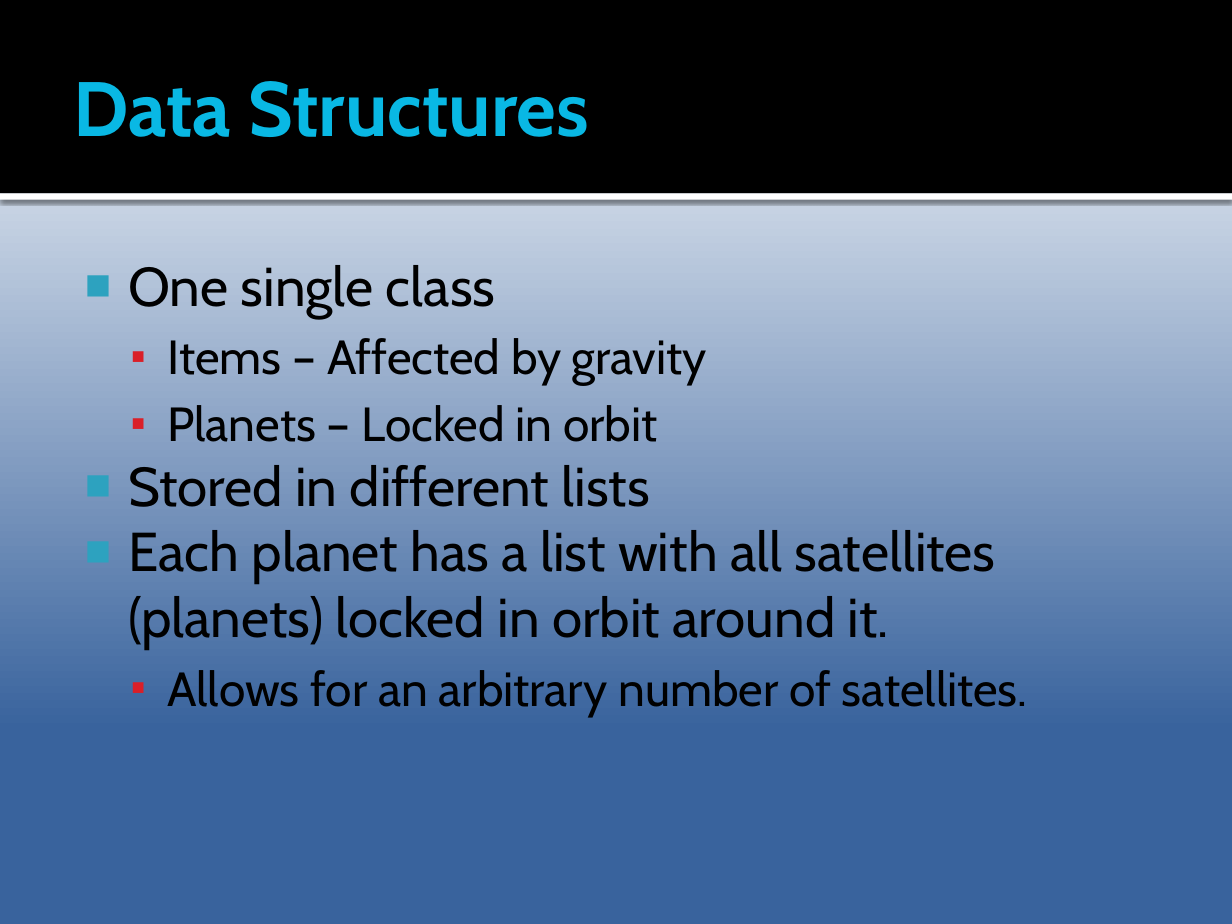
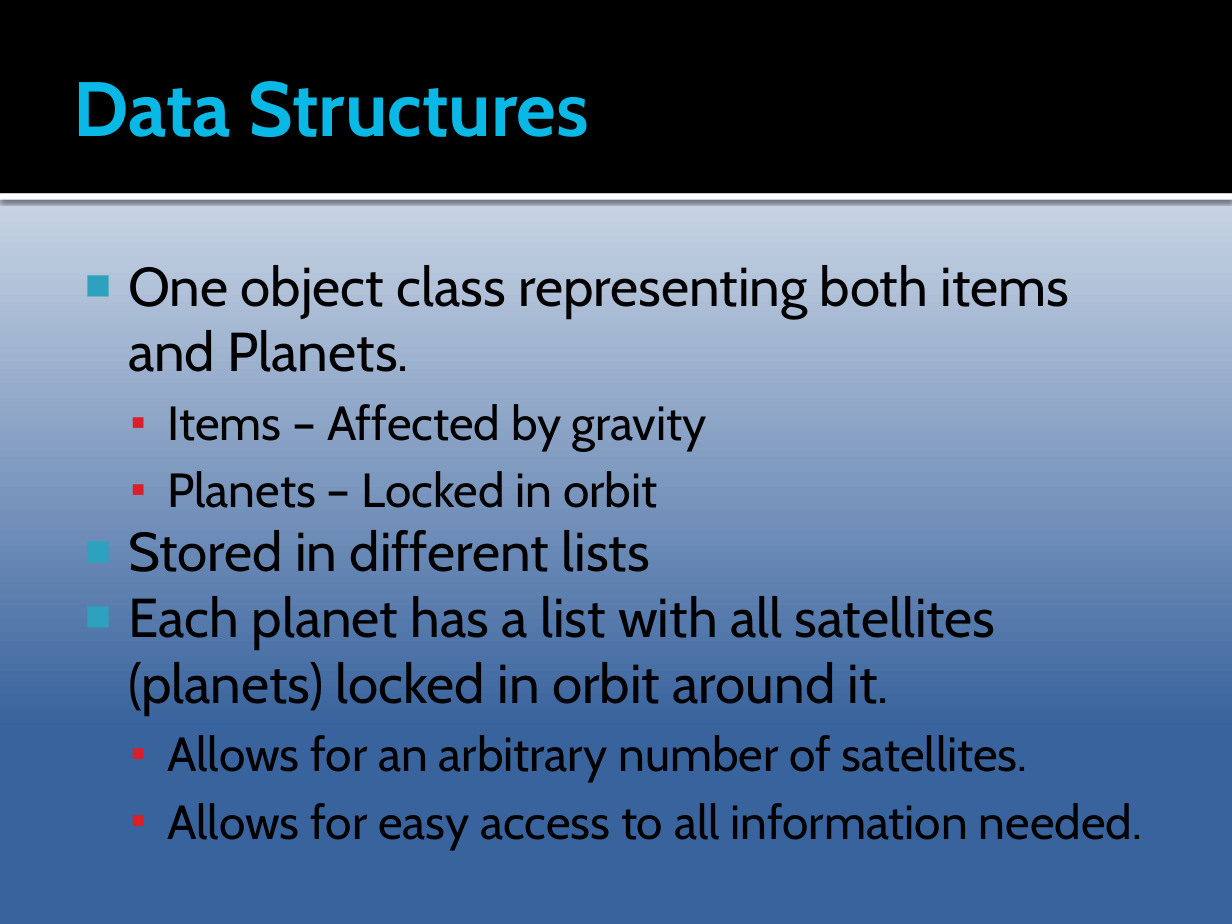
Before and after one commit to AlexanderSjoholm/CMS, a slide deck: slide 4 of Documentation/Presentation TSBK07 CMS.pptx. Drawn at 1232x924 pixels with LibreOffice and Linux fonts; fonts in the diff are those of the drawing. Boxes give left, top, right and bottom in pixels: in the first picture for what was removed or moved away, otherwise in the second. Text is boxed around its words. In the diff, an @@ line names an element or a change of style, - is before the commit and + after.

```diff
--- a/Documentation/Presentation TSBK07 CMS.pptx
+++ b/Documentation/Presentation TSBK07 CMS.pptx
@@ text at <box>128,265,1069,372</box>: text changed @@
-■ One single class
+■ One object class representing both items and Planets.
@@ text at <box>168,803,1142,850</box>: paragraph added @@
+  ▪ Allows for easy access to all information needed.
```
Also in this commit, not shown: 2 other slides changed, 19 slides removed.
